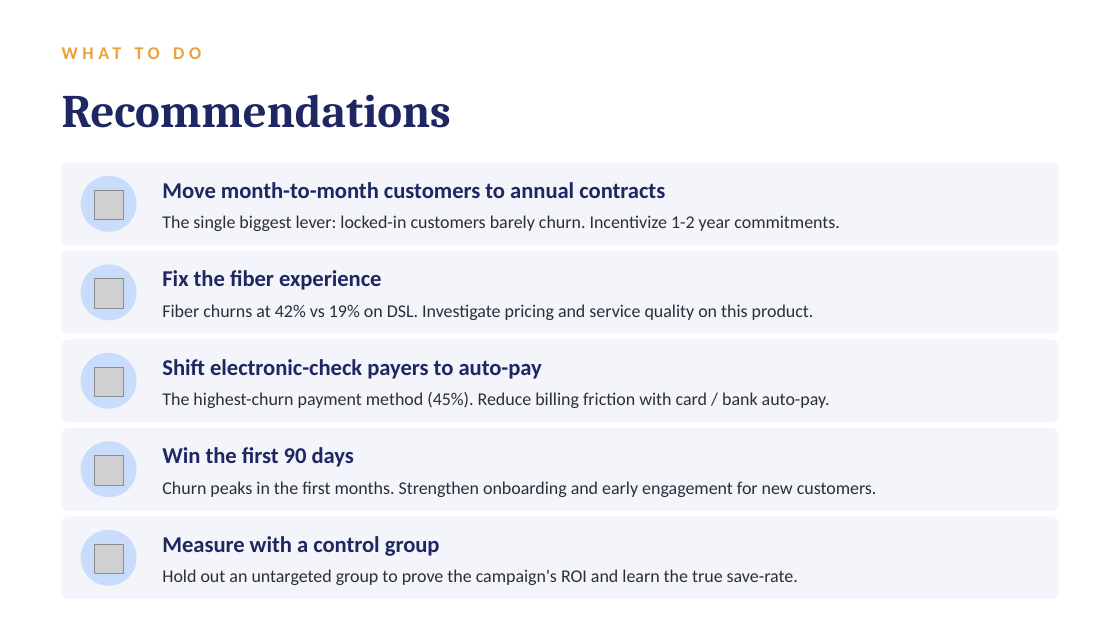
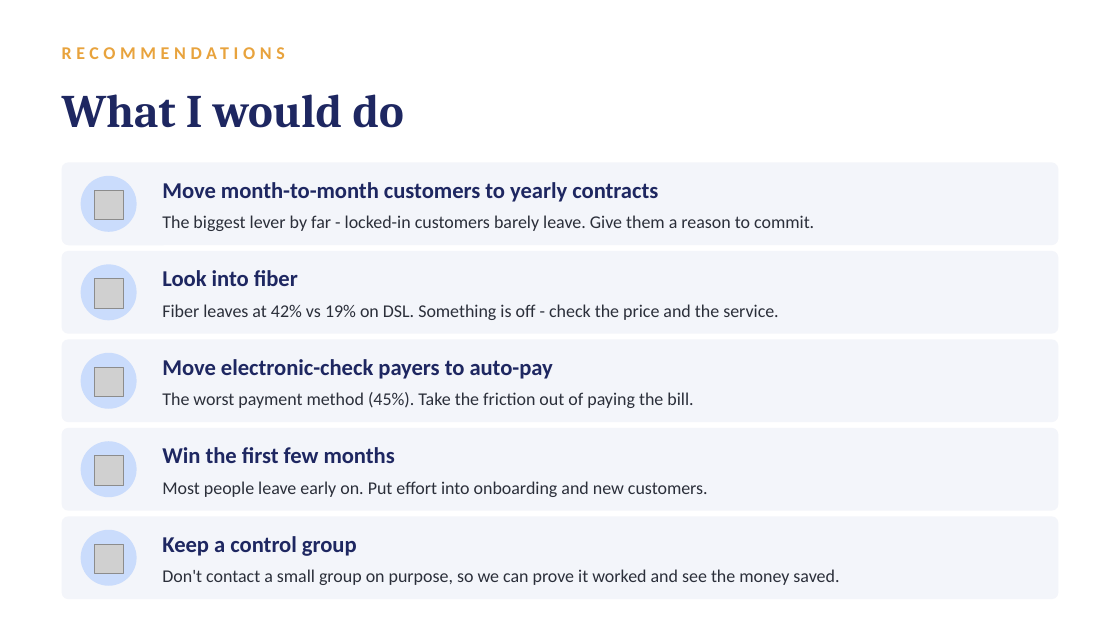
Before and after one commit to danielLutziger/churn-investigation, a slide deck: slide 4 of daniel-lutziger-churn.pptx (slide 5 before the commit). Drawn at 1120x630 pixels with LibreOffice and Linux fonts; fonts in the diff are those of the drawing; grey boxes stand for pictures. Boxes give left, top, right and bottom in pixels: in the first picture for what was removed or moved away, otherwise in the second. Text is boxed around its words. In the diff, an @@ line names an element or a change of style, - is before the commit and + after.

```diff
--- a/daniel-lutziger-churn.pptx
+++ b/daniel-lutziger-churn.pptx
@@ text at [62,94,451,128]: text changed; size 40 to 15.3 pt; font Cambria to Calibri; text colour #1E2761 to #E8A33D @@
-Recommendations
+RECOMMENDATIONS
@@ text at [62,94,404,128]: text changed; size 15.3 to 40 pt; font Calibri to Cambria; text colour #E8A33D to #1E2761 @@
-WHAT TO DO
+What I would do
@@ text at [162,182,658,202]: text changed @@
-Move month-to-month customers to annual contracts
+Move month-to-month customers to yearly contracts
@@ text at [162,215,814,231]: text changed @@
-The single biggest lever: locked-in customers barely churn. Incentivize 1-2 year commitments.
+The biggest lever by far - locked-in customers barely leave. Give them a reason to commit.
@@ text at [162,270,298,286]: text changed @@
-Fix the fiber experience
+Look into fiber
@@ text at [162,304,778,320]: text changed @@
-Fiber churns at 42% vs 19% on DSL. Investigate pricing and service quality on this product.
+Fiber leaves at 42% vs 19% on DSL. Something is off - check the price and the service.
@@ text at [162,359,553,379]: text changed @@
-Shift electronic-check payers to auto-pay
+Move electronic-check payers to auto-pay
@@ text at [162,392,693,408]: text changed @@
-The highest-churn payment method (45%). Reduce billing friction with card / bank auto-pay.
+The worst payment method (45%). Take the friction out of paying the bill.
@@ text at [162,447,395,463]: text changed @@
-Win the first 90 days
+Win the first few months
@@ text at [162,481,708,497]: text changed @@
-Churn peaks in the first months. Strengthen onboarding and early engagement for new customers.
+Most people leave early on. Put effort into onboarding and new customers.
@@ text at [162,536,357,556]: text changed @@
-Measure with a control group
+Keep a control group
@@ text at [162,569,839,585]: text changed @@
-Hold out an untargeted group to prove the campaign's ROI and learn the true save-rate.
+Don't contact a small group on purpose, so we can prove it worked and see the money saved.
```
Also in this commit, not shown: 4 other slides changed, 1 slide removed, 1 other file.
